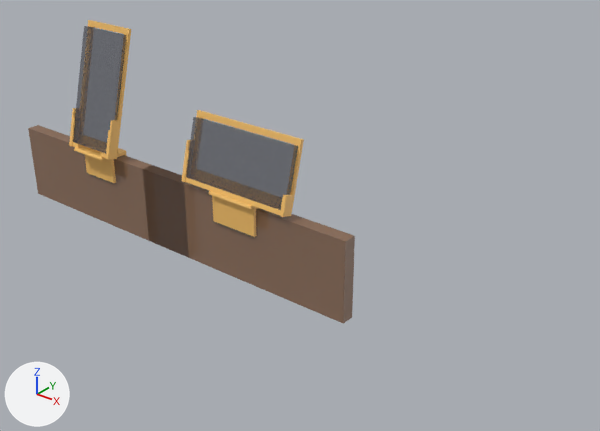
An edit to the Blender file phone-holder/s23ultra_holder.blend, drawn before and after from the same camera.
One viewpoint serves both versions: a 50 mm lens placed at (911.0, -684.0, 437.0), pointed at (332.0, 39.0, -12.0). The axes (+X, +Y, +Z) are drawn at lower left. The lights are the same throughout. The first picture is the older version.

The first picture shows 'Holder_landscape', 'Holder_portrait', 'Phone_landscape', 'Phone_portrait', 'Rail_landscape', 'Rail_portrait'.
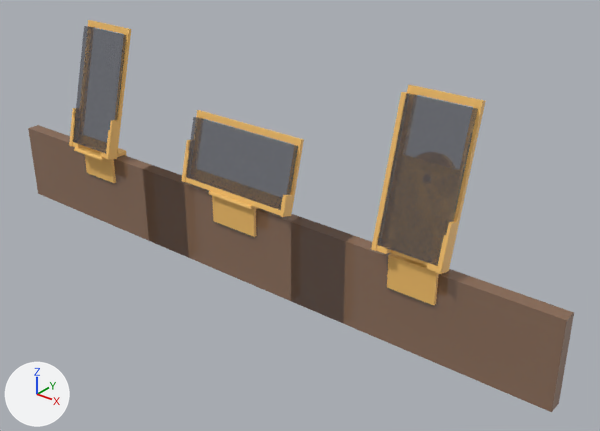
Commit message: Add swivel (portrait <-> landscape) version of the top-perch phone holder

Where the change shows, as pixel boxes (x1, y1, x2, y2) in the pictures (600 x 431 px):
'Swivel_rail', added: after (291, 222, 574, 412)
'Swivel_phone', added: after (377, 93, 478, 266)
'Swivel_cradle', added: after (371, 85, 485, 274)
'Swivel_clip', added (orange): after (387, 253, 439, 305)

The change in detail:
Mesh me_swivel_rail is new.
It is a box spanning x 350.0..690.0, y 0.0..18.0, z -110.0..0.0.
It uses material mat_walnut_ghost (brown #906c50).
Mesh me_swivel_phone is new.
It is a box spanning x -39.0..39.0, y -15.0..-6.0, z -82.0..82.0.
It uses material mat_phone_ghost (dark grey #505059).
Mesh me_swivel_cradle is new.
It has 428 vertices, 860 faces and spans x -43.0..43.0, y -18.0..0.0, z -88.0..90.0.
It uses material mat_petg (orange #f9c46c).
Mesh me_swivel_clip is new.
It has 312 vertices, 624 faces and spans x 490.0..550.0, y -4.0..35.0, z -36.0..121.0.
It uses material mat_petg (orange #f9c46c).
Object 'Swivel_rail' (ob_swivel_rail) is new; it shows me_swivel_rail.
Its location is (0.0, 0.0, 0.0).
Object 'Swivel_phone' (ob_swivel_phone) is new; it shows me_swivel_phone.
Its parent is ob_swivel_turn__rotate_local_y.
Its location is (0.0, 0.0, 0.0).
Object 'Swivel_turn (rotate local Y)' (ob_swivel_turn__rotate_local_y) is new.
Its parent is ob_swivel_tilt_frame.
Its location is (0.0, 0.0, 0.0).
Object 'Swivel_tilt_frame' (ob_swivel_tilt_frame) is new.
Its location is (520.0, 20.28, 94.14).
Its rotation in degrees is (-15, 0, 0).
Object 'Swivel_cradle' (ob_swivel_cradle) is new; it shows me_swivel_cradle.
Its parent is ob_swivel_turn__rotate_local_y.
Its location is (0.0, 0.0, 0.0).
Object 'Swivel_clip' (ob_swivel_clip) is new; it shows me_swivel_clip.
Its location is (0.0, 0.0, 0.0).
